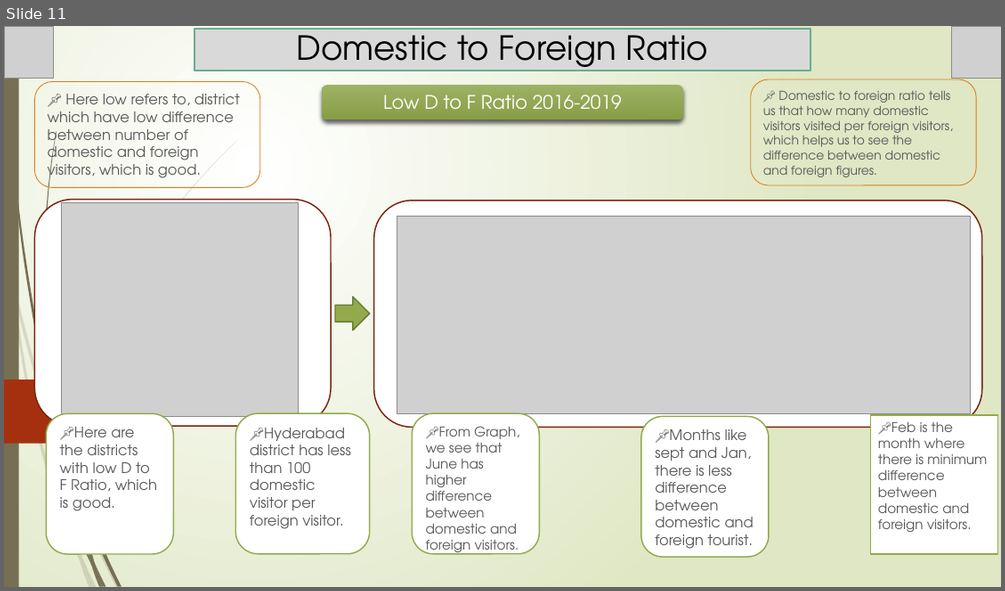
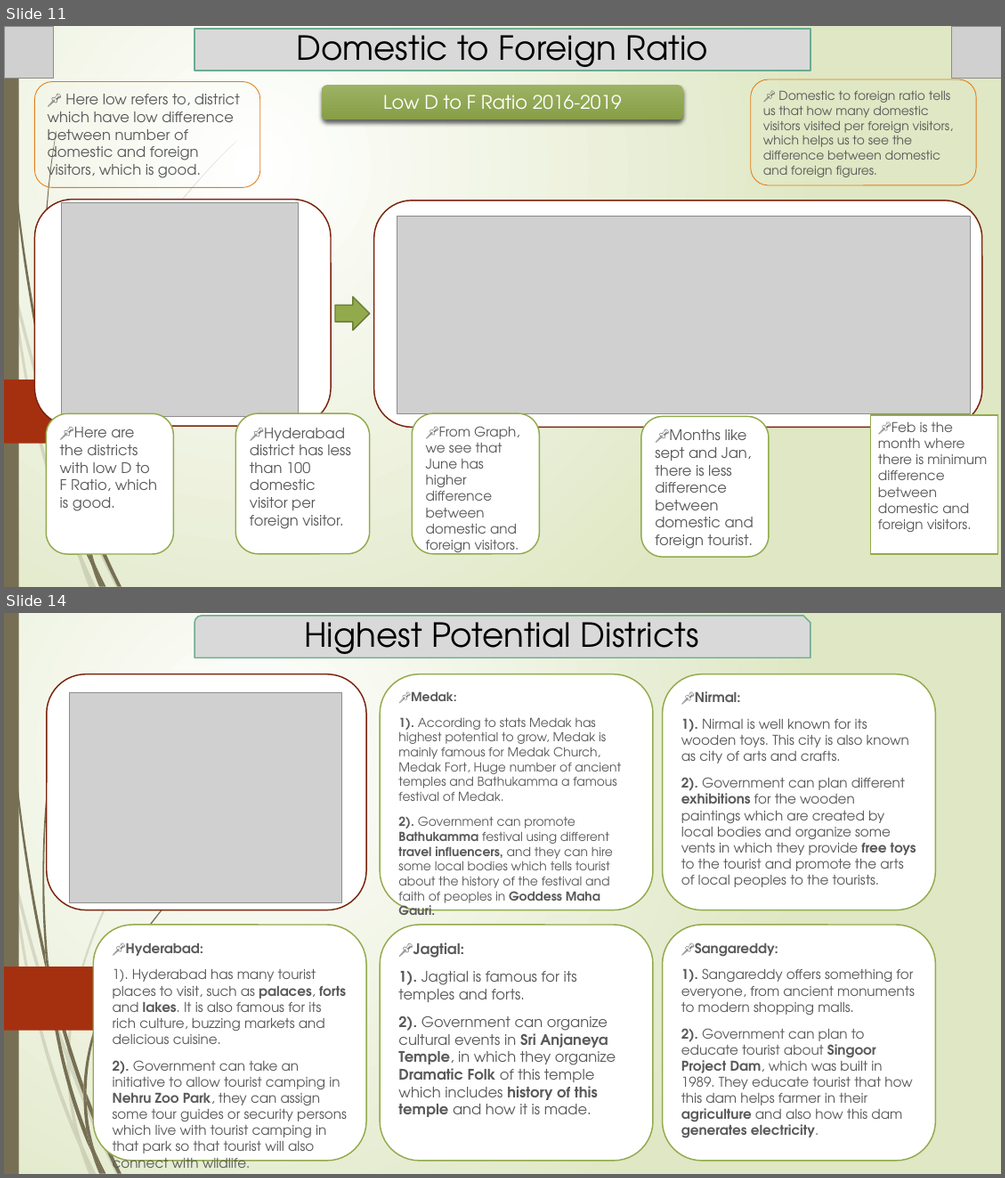
Before and after one commit to Kartik-Lohar/Telangana_Tourism, a slide deck: Tourism Challenge by Codebasics.pptx. Shown one above the other, each under a label of ours: slide 11 before the commit, slides 11 and 14 after it; the slides between them are not shown. The pictures are 1005x591 and 1005x1178 pixels, drawn with LibreOffice and Linux fonts; fonts in the diff are those of the drawing; grey boxes stand for pictures. Boxes give left, top, right and bottom in pixels: in the first picture for what was removed or moved away, otherwise in the second. Text is boxed around its words. In the diff, an @@ line names an element or a change of style, - is before the commit and + after.

Commit message:
Added Highest Potential Districts

```diff
--- a/Tourism Challenge by Codebasics.pptx
+++ b/Tourism Challenge by Codebasics.pptx
@@ slide 14 added at (4,613,1001,1174), background gradient #FFFFFF to #DFE8C4; not listed: 21 template elements that a slide beside it also shows @@
@@ snip round rect added at (194,616,811,657), fill #D9D9D9, outline #6AAC91 1.25 pt, 32 pt, text #000000 @@
+Highest Potential Districts
@@ rounded rectangle added at (47,674,367,910), fill #FFFFFF, outline #7A240C 1.25 pt @@
@@ picture added at (70,692,342,902) @@
@@ rounded rectangle added at (380,674,653,910), fill #FFFFFF, outline #92AA4C 1.25 pt, 11.9 pt, text #595959 @@
+📌Medak:
+1). According to stats Medak has highest potential to grow, Medak is mainly famous for Medak Church, Medak Fort, Huge number of ancient temples and Bathukamma a famous festival of Medak.
+2). Government can promote Bathukamma festival using different travel influencers, and they can hire some local bodies which tells tourist about the history of the festival and faith of peoples in Goddess Maha Gauri.
@@ rounded rectangle added at (662,674,935,910), fill #FFFFFF, outline #92AA4C 1.25 pt, 12.9 pt, text #595959 @@
+📌Nirmal:
+1). Nirmal is well known for its wooden toys. This city is also known as city of arts and crafts.
+2). Government can plan different exhibitions for the wooden paintings which are created by local bodies and organize some vents in which they provide free toys to the tourist and promote the arts of local peoples to the tourists.
@@ rounded rectangle added at (93,925,366,1160), fill #FFFFFF, outline #92AA4C 1.25 pt, 12.9 pt, text #595959 @@
+📌Hyderabad:
+1). Hyderabad has many tourist places to visit, such as palaces, forts and lakes. It is also famous for its rich culture, buzzing markets and delicious cuisine.
+2). Government can take an initiative to allow tourist camping in Nehru Zoo Park, they can assign some tour guides or security persons which live with tourist camping in that park so that tourist will also connect with wildlife.
@@ rounded rectangle added at (380,925,653,1160), fill #FFFFFF, outline #92AA4C 1.25 pt, 14 pt, text #595959 @@
+📌Jagtial:
+1). Jagtial is famous for its temples and forts.
+2). Government can organize cultural events in Sri Anjaneya Temple, in which they organize Dramatic Folk of this temple which includes history of this temple and how it is made.
@@ rounded rectangle added at (662,925,935,1160), fill #FFFFFF, outline #92AA4C 1.25 pt, 12.9 pt, text #595959 @@
+📌Sangareddy:
+1). Sangareddy offers something for everyone, from ancient monuments to modern shopping malls.
+2). Government can plan to educate tourist about Singoor Project Dam, which was built in 1989. They educate tourist that how this dam helps farmer in their agriculture and also how this dam generates electricity.
@@ freeform shape added at (45,949,52,990), fill #766F54 @@
@@ freeform shape added at (67,1051,70,1070), fill #766F54 at 20% opacity @@
@@ freeform shape added at (83,1085,86,1103), fill #766F54 @@
```
Also in this commit, not shown: 2 slides changed, 1 slide removed.
